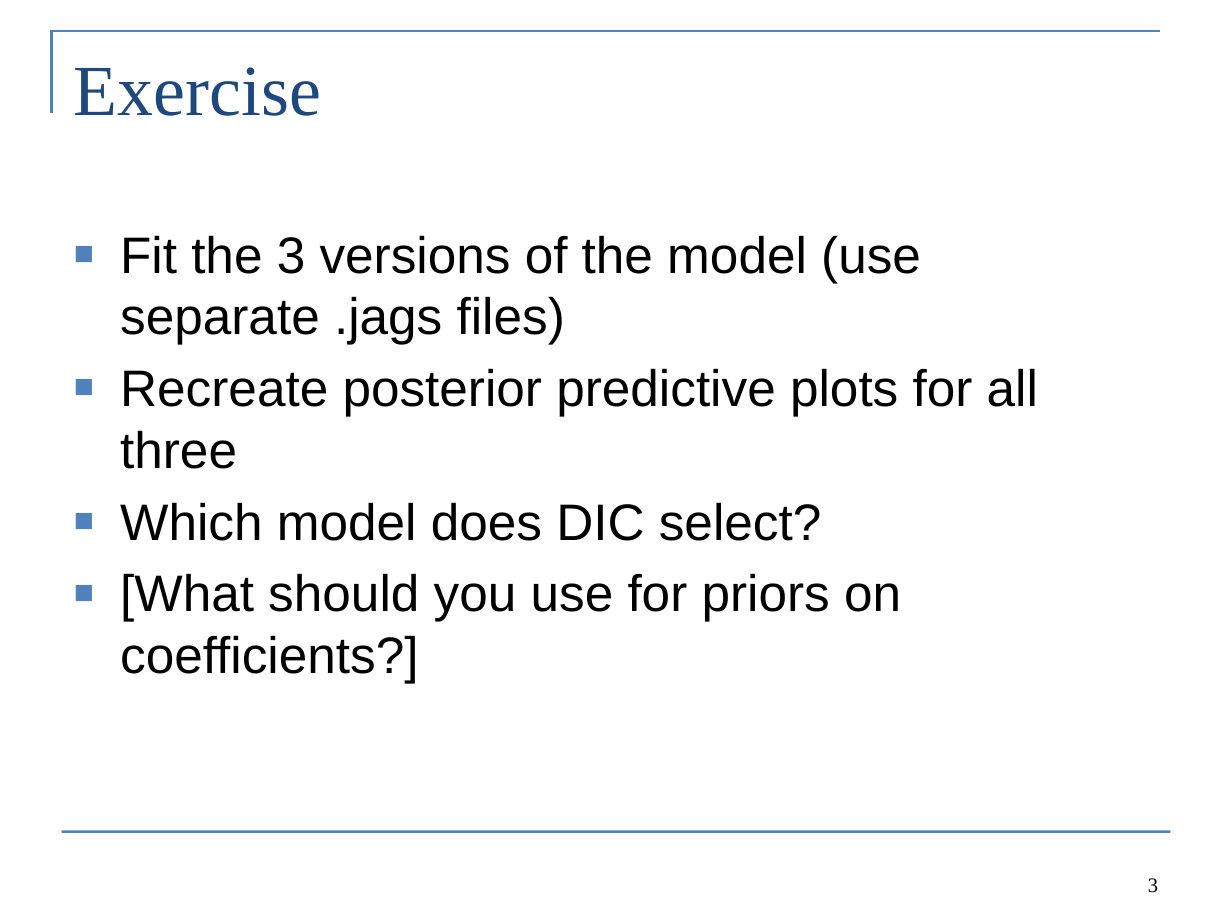
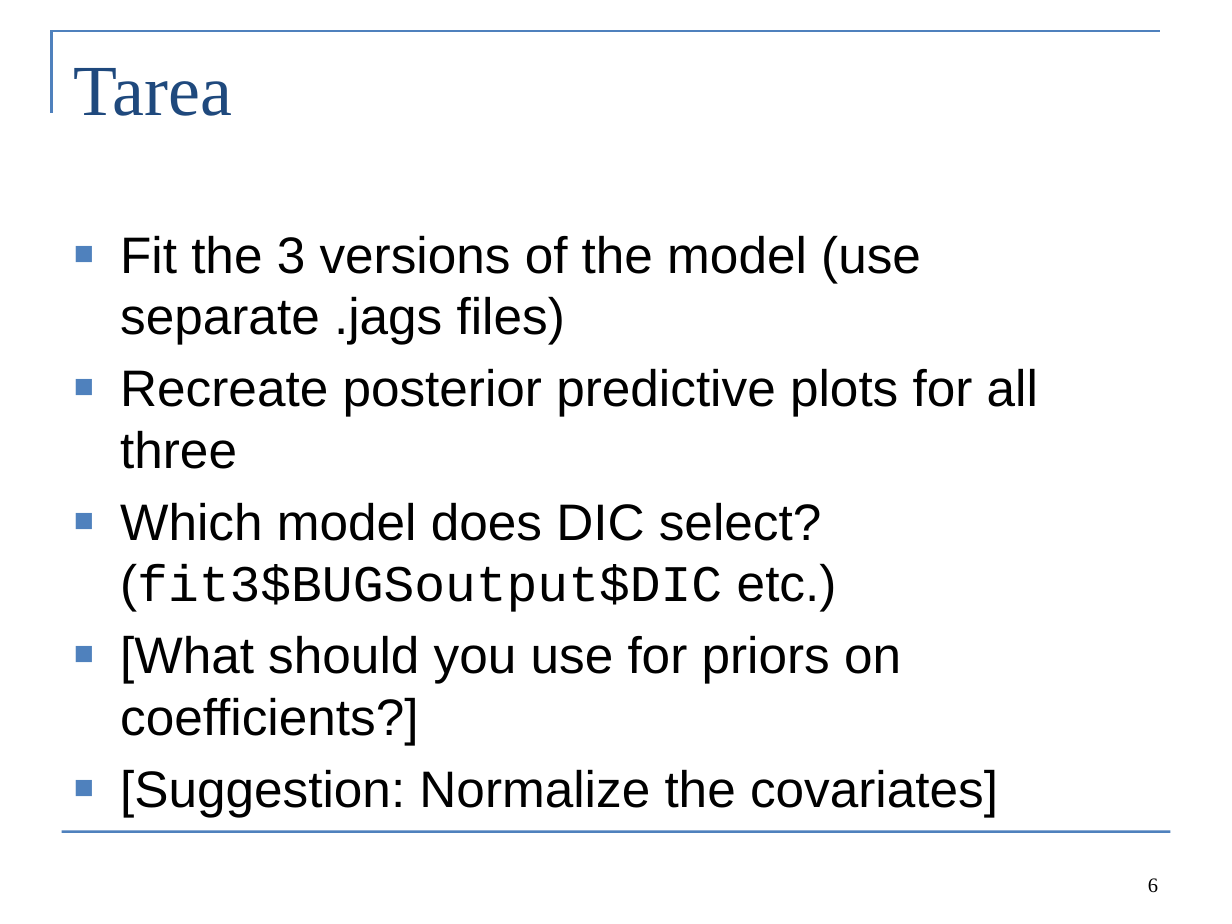
Before and after one commit to colemonnahan/bayes_workshop, a slide deck: slide 6 of dia3/lab3_selection.pptx (slide 3 before the commit). Drawn at 1232x924 pixels with LibreOffice and Linux fonts; fonts in the diff are those of the drawing. Boxes give left, top, right and bottom in pixels: in the first picture for what was removed or moved away, otherwise in the second. Text is boxed around its words. In the diff, an @@ line names an element or a change of style, - is before the commit and + after.

```diff
--- a/dia3/lab3_selection.pptx
+++ b/dia3/lab3_selection.pptx
@@ title at (74,68,232,116): text changed @@
-Exercise
+Tarea
@@ text at (120,502,837,611): text changed @@
-■ Which model does DIC select?
+■ Which model does DIC select? (fit3$BUGSoutput$DIC etc.)
@@ text at (120,769,998,817): paragraph added @@
+■ [Suggestion: Normalize the covariates]
@@ page number at (1148,878,1158,893): text changed @@
-3
+6
```
Also in this commit, not shown: 3 other slides changed, 2 slides added, 2 slides removed, 12 other files.
